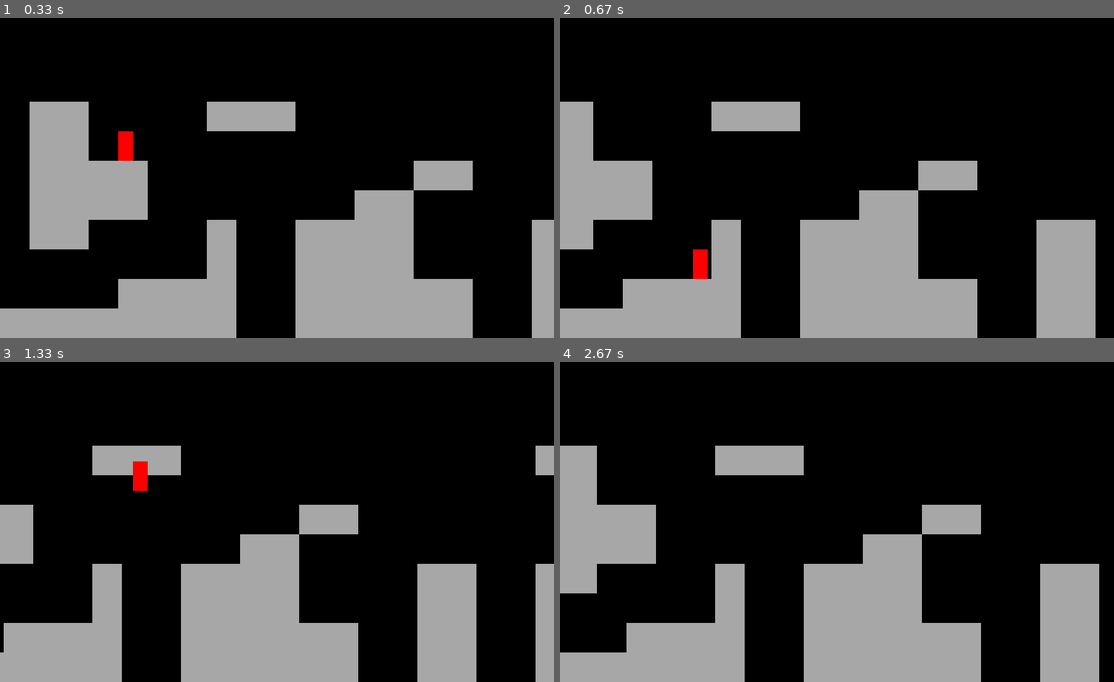
Above: before the commit, frames 1-4 (two rows, left to right).
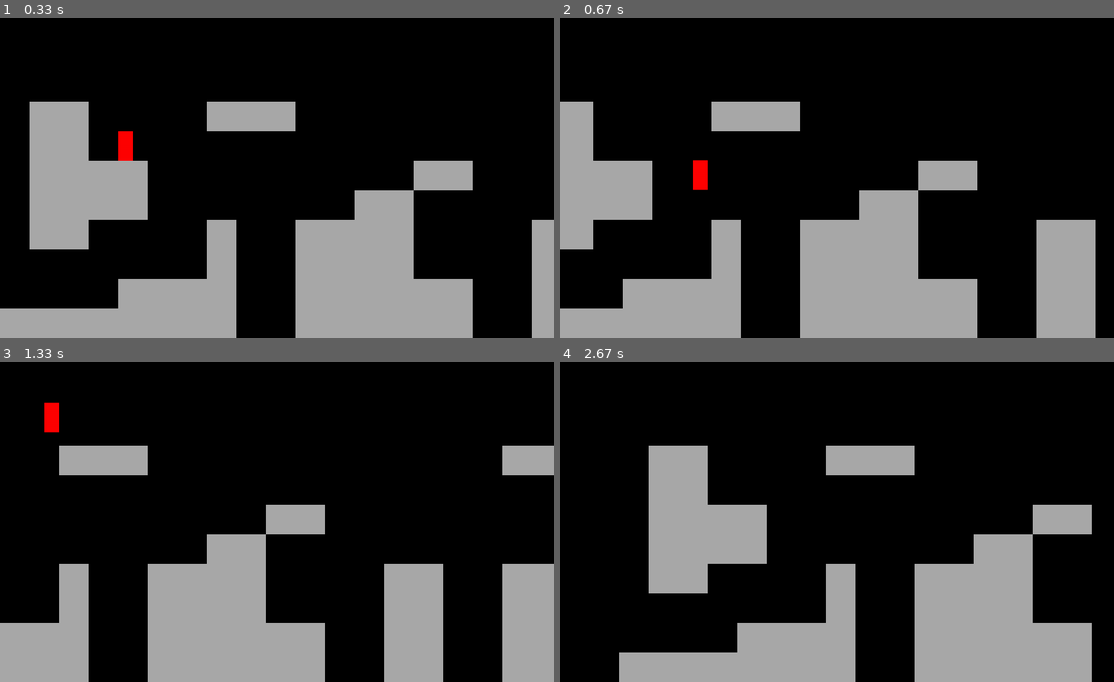
Above: after the commit, the same moments.

Repository: youngjerald239/pygame
Game: pygame game, started from main.py
Same seed, same stepped clock (60 frames per second), same inputs: the game is played once before the commit and once after it.
Inputs:
- Up to frame 1 (0.33 s): no input
- Up to frame 2 (0.67 s): hold Right from 0.33 s (still down)
- Up to frame 3 (1.33 s): release Right at 0.8 s; hold Right 0.83-1.3 s; tap Space at 0.9, 1.2 s
- Up to frame 4 (2.67 s): hold Left 1.33-1.87 s; tap Space at 1.4, 1.7, 1.97, 2.27, 2.4 s; hold Left 1.9-2.3 s; hold Right from 2.33 s (still down)

Frame 1 is identical in both runs. In frame 2, 0.5% of the frame differs, in the area x 24-27%, y 44-82%; in frame 3, 20%; in frame 4, 37%, in the area x 0-98%, y 26-100%.

Commit message:
added jump collision

Diff:
--- a/level.py
+++ b/level.py
@@ -64,6 +64,7 @@
             if sprite.rect.colliderect(player.rect):
                 if player.direction.y > 0:
                     player.rect.bottom = sprite.rect.top
+                    player.direction.y = 0
                 elif player.direction.x < 0:
                     player.rect.top = sprite.rect.bottom
 
